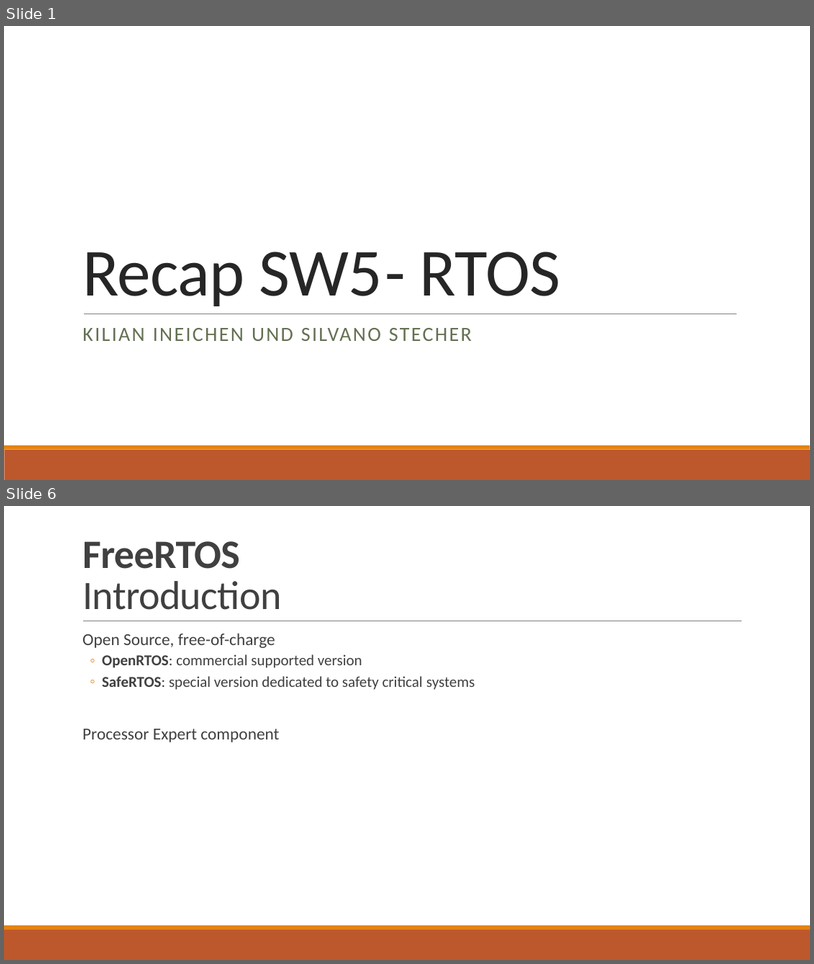
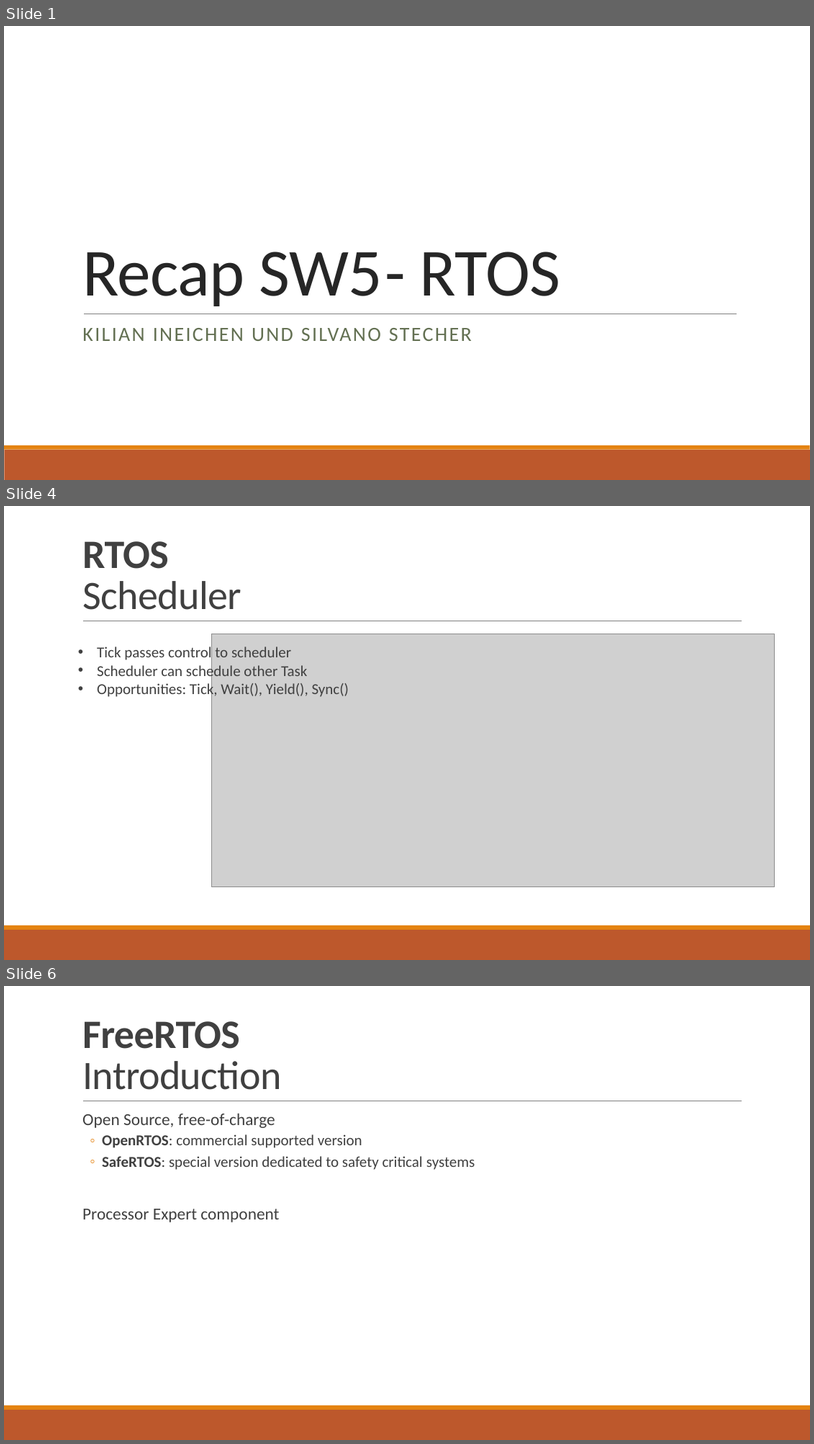
Before and after one commit to tfineich/INTRO_Projekt, a slide deck: Recap_SW5_Ineichen_Stecher.pptx. Shown one above the other, each under a label of ours: slides 1 and 6 before the commit, slides 1, 4 and 6 after it; the slides between them are not shown. The pictures are 814x964 and 814x1444 pixels, drawn with LibreOffice and Linux fonts; fonts in the diff are those of the drawing; grey boxes stand for pictures. Boxes give left, top, right and bottom in pixels: in the first picture for what was removed or moved away, otherwise in the second. Text is boxed around its words. In the diff, an @@ line names an element or a change of style, - is before the commit and + after.

```diff
--- a/Recap_SW5_Ineichen_Stecher.pptx
+++ b/Recap_SW5_Ineichen_Stecher.pptx
@@ slide 4 added at [4, 506, 810, 960], background #FFFFFF; not listed: 3 template elements that a slide beside it also shows @@
@@ title added at [82, 541, 242, 610], 48 pt, text #404040 @@
+RTOS
+Scheduler
@@ picture added at [212, 633, 774, 886] @@
@@ text added at [97, 646, 349, 698], 18 pt, text #404040 @@
+• Tick passes control to scheduler
+• Scheduler can schedule other Task
+• Opportunities: Tick, Wait(), Yield(), Sync()
```
Also in this commit, not shown: 3 slides changed, 2 other slides added, 3 slides removed.
